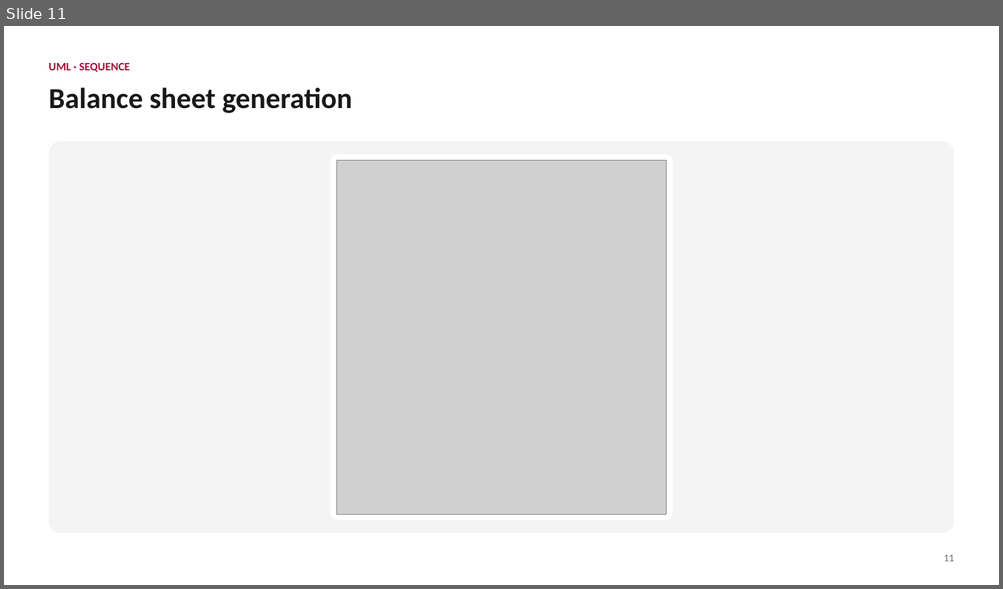
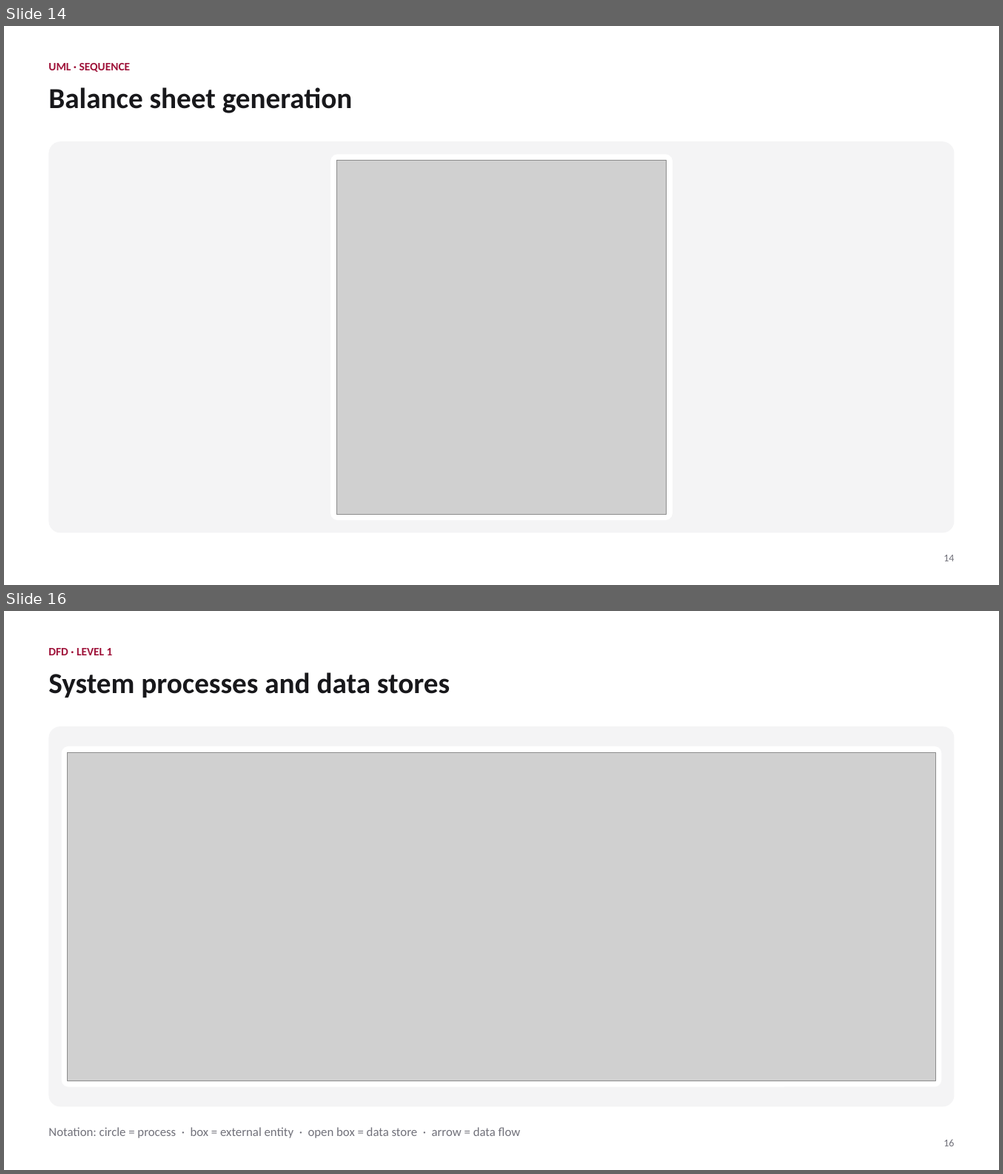
Before and after one commit to AbbasReads/SWE, a slide deck: SAMS.pptx. Shown one above the other, each under a label of ours: slide 11 before the commit, slides 14 and 16 after it; the slides between them are not shown. The pictures are 1003x589 and 1003x1174 pixels, drawn with LibreOffice and Linux fonts; fonts in the diff are those of the drawing; grey boxes stand for pictures. Boxes give left, top, right and bottom in pixels: in the first picture for what was removed or moved away, otherwise in the second. Text is boxed around its words. In the diff, an @@ line names an element or a change of style, - is before the commit and + after.

```diff
--- a/SAMS.pptx
+++ b/SAMS.pptx
@@ slide 16 added at (4,611,999,1170), background #FFFFFF @@
@@ text added at (48,648,113,655), 11 pt, text #9F1239, bold @@
+DFD · LEVEL 1
@@ text added at (48,672,449,698), 28 pt, text #18181B, bold @@
+System processes and data stores
@@ rounded rectangle added at (48,726,954,1107), fill #F4F4F5 @@
@@ rounded rectangle added at (62,747,941,1088), fill #FFFFFF @@
@@ picture added at (68,753,935,1082) @@
@@ text added at (48,1128,521,1139), 12 pt, text #71717A @@
+Notation: circle = process · box = external entity · open box = data store · arrow = data flow
@@ text added at (943,1139,953,1147), 10 pt, text #71717A @@
+16
@@ what was slide 11 is now slide 14 @@
@@ slide 14 changed as well @@
@@ text at (943,555,953,562): text changed @@
-11
+14
```
Also in this commit, not shown: 15 other slides changed, 11 other slides added, 1 slide removed, 11 other files.
